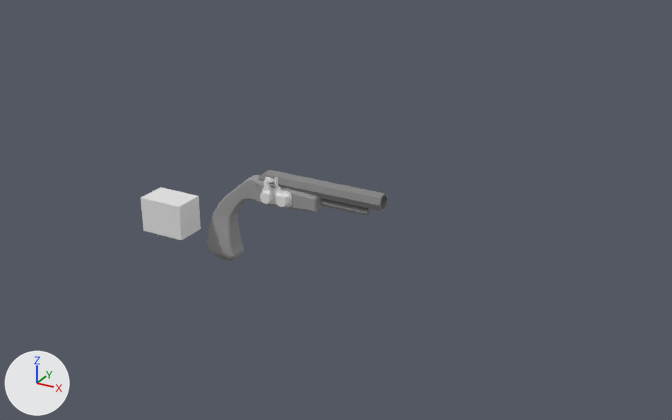
What one commit did to the Blender file GrapplingGame_2023/Assets/Models/Unfinished/Textured_flintlock.blend.
Before and after are seen from a 50 mm camera at (13.66, -19.31, 10.18) aimed at (2.72, 0.59, 0.23). Arrows for +X, +Y and +Z are at lower left; the lights stay in place.

Names of what the first picture shows: 'Barrel', 'Cube.004', 'Stock'.
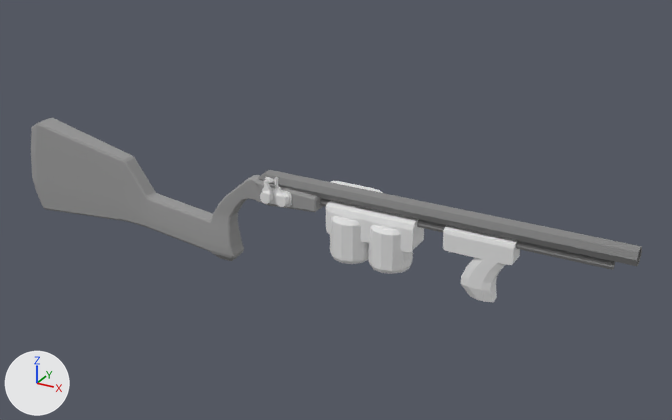
Boxes [x1, y1, x2, y2] around the edits, measured in the pictures (672 x 420 px; the box of a moved part takes in the faces that stretch with it):
'Stock', reshaped (148% wider, 66% taller)
    before: [206, 175, 323, 261]
    after: [31, 118, 323, 261]
'Barrel', reshaped (192% wider, 115% taller)
    before: [257, 170, 388, 216]
    after: [257, 170, 642, 270]
'Cube.004', reshaped, moved, rescaled (62% wider)
    before: [141, 187, 201, 240]
    after: [326, 200, 424, 252]
'Handle', added
    after: [443, 225, 520, 302]
'Magazine1', added
    after: [330, 216, 413, 274]
'Cube.005', added
    after: [331, 181, 383, 193]
part 1 of me_cube_001, moved or reshaped
    before: [322, 182, 388, 216]
    after: [322, 182, 642, 270]
part 2 of me_cube_002, built on
    after: [31, 118, 213, 251]

The edits, one by one:
me_cube_001 has 80 vertices, 68 faces and spans x 1.73..15.39, y -1.25..1.25, z 1.51..3.49.
me_cube_001 is used by ob_barrel; location (0.11, 0.0, 0.03); scale (0.279, 0.191, 0.353).
me_cube_001 part 1: all 24 vertices in x 13.85..15.39, y -1.25..1.25, z 1.51..3.49 are scaled about their middle by (1.2, 1, 1), then moved by (22.21, 0.0, 0.0).
me_cube_002 is used by ob_stock; location (0.0, 0.0, 0.0); scale (0.291, 0.199, 0.368).
me_cube_002 had 48 vertices, 49 faces and spanned x -3.42..9.02, y -1.62..2.1, z -4.66..2.64.
me_cube_002 now has 80 vertices, 81 faces and spans x -25.83..9.02, y -2.16..2.16, z -4.66..3.76.
Part 2, on me_cube_002:
3 faces are deleted.
32 vertices are added at x -25.83..-10.46, y -2.16..2.16, z -3.88..3.76.
35 new faces join them.
me_cube_006 is used by ob_cube_004; location (-1.7, -0.84, -0.25); scale (0.659, 0.434, 0.496).
me_cube_006 had 8 vertices, 6 faces and spanned x -1.0..1.0, y -1.0..1.0, z -1.0..1.0.
me_cube_006 now has 32 vertices, 18 faces and spans x -1.0..1.0, y -1.0..1.0, z -1.0..1.0.
me_cube_006 part 3: the whole mesh is rebuilt.
Mesh me_cube_009 is new.
It has 36 vertices, 26 faces and spans x -1.0..1.0, y -1.0..1.0, z -1.0..1.0.
Mesh me_cube_008 is new.
It has 82 vertices, 59 faces and spans x -1.0..1.0, y -1.0..1.0, z -4.99..1.0.
Mesh me_cylinder is new.
It has 120 vertices, 100 faces and spans x -1.0..2.98, y -1.0..1.0, z -1.0..1.17.
Object 'Cube.004' (ob_cube_004) moves from (-1.7, -0.84, -0.25) to (4.14, 0.0, 0.39).
Object 'Cube.004' (ob_cube_004) is rescaled from (0.659, 0.434, 0.496) to (1.23, 0.343, 0.398).
Object 'Cube.005' (ob_cube_005) is new; it shows me_cube_009.
Its location is (3.47, 0.2, 1.03).
Its scale is (0.756, 0.107, 0.179).
Object 'Handle' (ob_handle) is new; it shows me_cube_008.
Its location is (7.01, 0.0, 0.5).
Its scale is (0.889, 0.249, 0.288).
Object 'Magazine1' (ob_magazine1) is new; it shows me_cylinder.
Its location is (3.51, 0.0, -0.13).
Its scale is (0.564, 0.564, 0.564).
